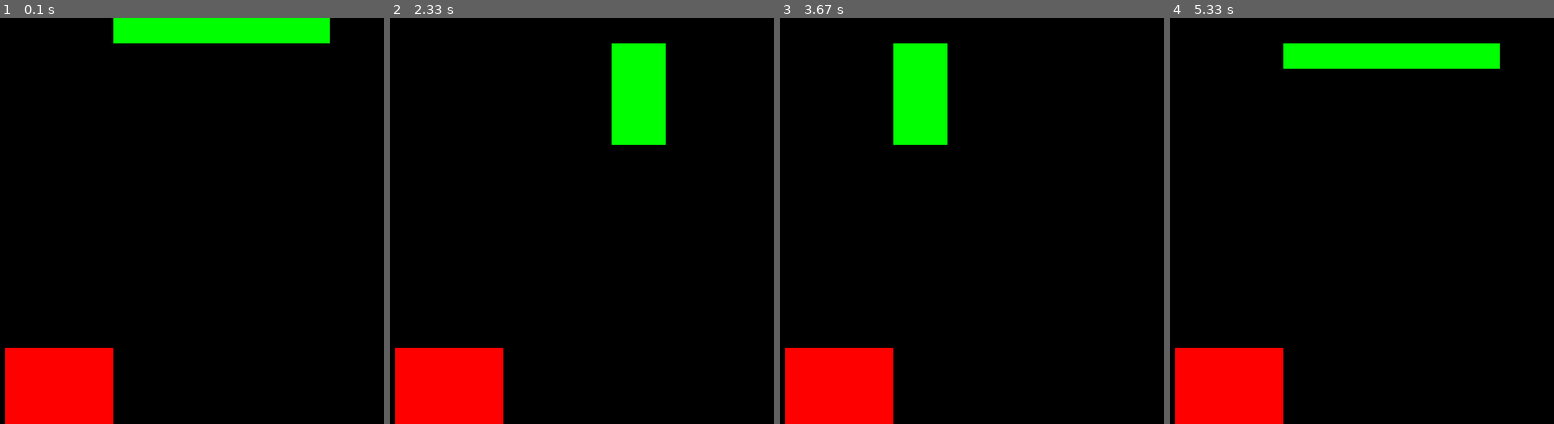
Above: before the commit, frames 1-4 (left to right).
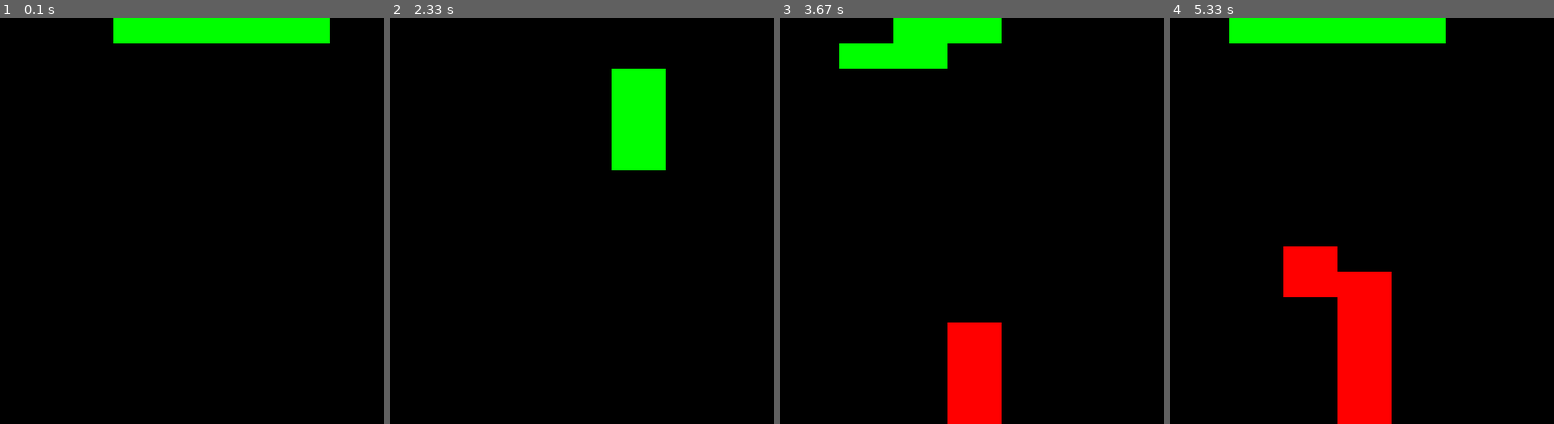
Above: after the commit, the same moments.

Repository: gaspa/pygame-tetris
Game: pygame game, started from main.py
The game is run twice, just before and just after one commit, with the same random seed, the same clock (stepped at 60 frames per second) and the same inputs.
Inputs:
- Up to frame 1 (0.1 s): no input
- Up to frame 2 (2.33 s): hold Space 0.33-0.8 s; hold Right 0.33-0.8 s; hold Up 1.33-1.8 s; hold Right 1.83-2.3 s
- Up to frame 3 (3.67 s): hold Left 2.33-2.87 s; hold Down 2.9-3.2 s; hold Left 3.23-3.63 s
- Up to frame 4 (5.33 s): hold Up 3.67-4.03 s; hold Right 4.07-4.7 s; hold Down 4.73-5.1 s; hold Left from 5.13 s (still down)

The runs differ from the first frame. In frame 1, 5.3% of the frame differs, in the area x 1-30%, y 81-100%; in frame 2, 7.0%; in frame 3, 14%; in frame 4, 19%, in the area x 1-86%, y 0-100%.

Commit message:
Game improvements
* blocks fall at 1 row per second
* added pygame clock
* changed space key behavior
* down key drop the block
* line pruned when full
* added game over recognition
* updated README

Diff:
--- a/tetris/interface.py
+++ b/tetris/interface.py
@@ -21,6 +21,8 @@
 
     def init(self):
         pygame.init()
+        self.clock = pygame.time.Clock()
+        pygame.time.set_timer(pygame.USEREVENT, 1000)
         self.screen = pygame.display.set_mode(screen_size)
         self.screen.fill(black)
 
@@ -52,18 +54,24 @@
 
     def run_tetris(self):
         while 1:
+            self.clock.tick(30)
             for event in pygame.event.get():
                 if event.type == pygame.QUIT:
                     sys.exit()
+                if event.type == pygame.USEREVENT:
+                    if self.board.started and not self.board.game_over:
+                        self.board.next()
                 if event.type == pygame.KEYDOWN:
                     if event.key == pygame.K_SPACE:
-                        self.board.next()
+                        self.board.started = True
                     if event.key == pygame.K_LEFT:
                         self.board.move_piece_left()
                     if event.key == pygame.K_RIGHT:
                         self.board.move_piece_right()
                     if event.key == pygame.K_UP:
                         self.board.pieces[0].rotate()
+                    if event.key == pygame.K_DOWN:
+                        self.board.drop_piece()
 
             self.screen.fill(black)
             # draw the board:
--- a/tetris/models.py
+++ b/tetris/models.py
@@ -49,25 +49,10 @@
     rows, cols = size = (16, 10)
 
     def __init__(self):
-        self.landed = [[0] * Board.cols] * Board.rows
-        # Test board with some landed block here and there...
-        self.landed = [[0, 0, 0, 0, 0, 0, 0, 0, 0, 0],
-                       [0, 0, 0, 0, 0, 0, 0, 0, 0, 0],
-                       [0, 0, 0, 0, 0, 0, 0, 0, 0, 0],
-                       [0, 0, 0, 0, 0, 0, 0, 0, 0, 0],
-                       [0, 0, 0, 0, 0, 0, 0, 0, 0, 0],
-                       [0, 0, 0, 0, 0, 0, 0, 0, 0, 0],
-                       [0, 0, 0, 0, 0, 0, 0, 0, 0, 0],
-                       [0, 0, 0, 0, 0, 0, 0, 0, 0, 0],
-                       [0, 0, 0, 0, 0, 0, 0, 0, 0, 0],
-                       [0, 0, 0, 0, 0, 0, 0, 0, 0, 0],
-                       [0, 0, 0, 0, 0, 0, 0, 0, 0, 0],
-                       [0, 0, 0, 0, 0, 0, 0, 0, 0, 0],
-                       [0, 0, 0, 0, 0, 0, 0, 0, 0, 0],
-                       [0, 0, 0, 1, 1, 0, 0, 0, 0, 0],
-                       [0, 0, 0, 1, 1, 0, 0, 0, 0, 0],
-                       [0, 0, 0, 1, 1, 0, 0, 0, 0, 0]]
+        self.landed = [[0] * Board.cols for x in range(Board.rows)]
         self.pieces = []
+        self.started = False
+        self.game_over = False
 
     def add_piece(self):
         piece = Piece()
@@ -88,15 +73,27 @@
                 if not self._check_collision(new_position, piece.shape):
                     piece.position = new_position
 
+    def drop_piece(self):
+        for piece in self.pieces:
+            while True:
+                new_position = (piece.position[0] + 1, piece.position[1])
+                if self._check_collision(new_position, piece.shape):
+                    break
+                piece.position = new_position
+
+
     def next(self):
         for piece in self.pieces:
             new_position = (piece.position[0] + 1, piece.position[1])
             if not self._check_collision(new_position, piece.shape):
                 piece.position = new_position
+            elif piece.position[0] == 0:
+                self.game_over = True
             else:
                 self._update_landed(piece.position, piece.shape)
                 self._remove_piece(piece)
                 self.add_piece()
+        self._prune_full_lines()
 
     def _check_collision(self, position, shape):
         for row, shape_row in enumerate(shape):
@@ -115,3 +112,9 @@
 
     def _remove_piece(self, piece):
         self.pieces.remove(piece)
+
+    def _prune_full_lines(self):
+        for row in self.landed:
+            if all(row):
+                self.landed.remove(row)
+                self.landed.insert(0, [0] * Board.cols)
Not shown, changed: README.md
